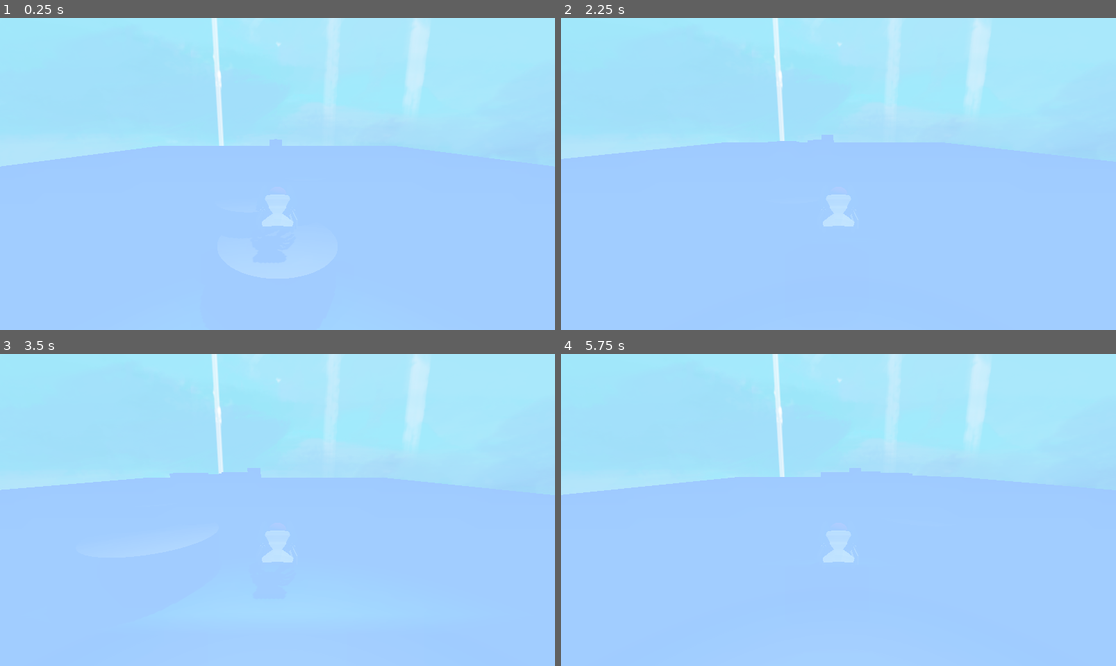
Above: before the commit, frames 1-4 (two rows, left to right).
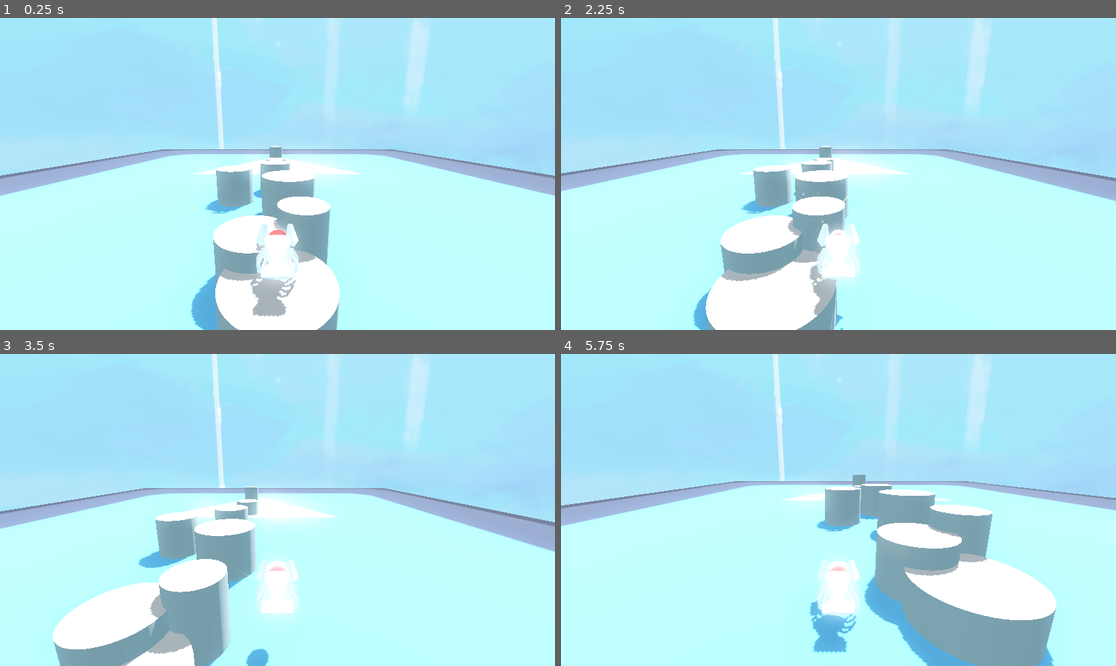
Above: after the commit, the same moments.

Repository: fazilhus/mantis-crab
Game: Godot game, scene res://scenes/game.tscn
Two runs of this game, one before a commit and one after it. Both use one fixed random seed, a clock stepped at 60 frames per second and the inputs below. The engine's default icon, where the game draws it, is replaced by a stand-in: a white triangle on a blue panel in a dark square.
Inputs (mouse positions are in pixels of both pictures, inside the frame that each line leads up to):
- Up to frame 1 (0.25 s): no input
- Up to frame 2 (2.25 s): tap Enter at 0.5 s; move the mouse to (960, 158) at 0.52 s; hold D (Right) 0.53-1.28 s; click (960, 158) at 0.6 s; tap Space (Jump_Action, bound only after the commit) at 0.77, 0.8, 1.07, 1.35, 1.52, 1.82 s; move the mouse to (727, 189) at 1.27 s; hold S (Backward) 1.28-2.03 s; click (727, 189) at 1.55 s; move the mouse to (894, 105) at 2.02 s; hold D (Right) from 2.03 s (still down); tap Ctrl (Grab) at 2.1 s
- Up to frame 3 (3.5 s): tap Space (Jump_Action, bound only after the commit) at 2.3, 3.02, 3.32 s; move the mouse to (249, 572) at 2.77 s; release D (Right) at 2.78 s; hold W (Forward) from 2.78 s (still down); click (249, 572) at 2.85 s
- Up to frame 4 (5.75 s): move the mouse to (1005, 556) at 3.52 s; release W (Forward) at 3.53 s; hold A (Left) 3.53-5.03 s; tap Enter at 3.6 s; tap Space (Jump_Action, bound only after the commit) at 3.77, 3.8, 4.07, 4.52, 4.82, 5.1 s; move the mouse to (672, 463) at 4.27 s; click (672, 463) at 4.35 s; move the mouse to (866, 510) at 5.02 s; hold S (Backward) from 5.03 s (still down)

The runs differ from the first frame. In frame 1, 56% of the frame differs, in the area x 0-100%, y 39-100%; in frame 2, 57%; in frame 3, 57%; in frame 4, 58%, in the area x 0-100%, y 37-100%.

Commit message:
movement and camera fixes
Not complete

Diff:
--- a/project.godot
+++ b/project.godot
@@ -77,3 +77,15 @@
 "events": [Object(InputEventJoypadMotion,"resource_local_to_scene":false,"resource_name":"","device":-1,"axis":3,"axis_value":1.0,"script":null)
 ]
 }
+Create_Bubble_Action={
+"deadzone": 0.5,
+"events": [Object(InputEventMouseButton,"resource_local_to_scene":false,"resource_name":"","device":-1,"window_id":0,"alt_pressed":false,"shift_pressed":false,"ctrl_pressed":false,"meta_pressed":false,"button_mask":0,"position":Vector2(0, 0),"global_position":Vector2(0, 0),"factor":1.0,"button_index":1,"canceled":false,"pressed":false,"double_click":false,"script":null)
+, Object(InputEventJoypadMotion,"resource_local_to_scene":false,"resource_name":"","device":-1,"axis":5,"axis_value":1.0,"script":null)
+]
+}
+Jump_Action={
+"deadzone": 0.5,
+"events": [Object(InputEventKey,"resource_local_to_scene":false,"resource_name":"","device":-1,"window_id":0,"alt_pressed":false,"shift_pressed":false,"ctrl_pressed":false,"meta_pressed":false,"pressed":false,"keycode":0,"physical_keycode":32,"key_label":0,"unicode":32,"location":0,"echo":false,"script":null)
+, Object(InputEventJoypadButton,"resource_local_to_scene":false,"resource_name":"","device":-1,"button_index":0,"pressure":0.0,"pressed":false,"script":null)
+]
+}
--- a/resources/world_environment.tres
+++ b/resources/world_environment.tres
@@ -13,8 +13,6 @@
 sky = SubResource("Sky_ir2g5")
 tonemap_mode = 2
 glow_enabled = true
-fog_enabled = true
 fog_light_color = Color(0.332782, 0.455457, 0.846652, 1)
-fog_light_energy = 2.27
 fog_density = 0.5335
 fog_sky_affect = 0.455
--- a/scenes/game.tscn
+++ b/scenes/game.tscn
@@ -1,12 +1,11 @@
-[gd_scene load_steps=8 format=3 uid="uid://cw330ojpgp8yv"]
+[gd_scene load_steps=7 format=3 uid="uid://cw330ojpgp8yv"]
 
 [ext_resource type="Script" path="res://scripts/game.gd" id="1_oqn0f"]
-[ext_resource type="PackedScene" path="res://scenes/world_environment.tscn" id="2_6rwg3"]
+[ext_resource type="PackedScene" uid="uid://ned1vfj5u35n" path="res://scenes/world_environment.tscn" id="2_6rwg3"]
 [ext_resource type="PackedScene" uid="uid://vcifh1n8soak" path="res://scenes/level_manager.tscn" id="2_tpw7h"]
 [ext_resource type="PackedScene" path="res://scenes/player_manager.tscn" id="3_h7ysb"]
 [ext_resource type="PackedScene" uid="uid://b5ilxmk5xif3k" path="res://scenes/player_character.tscn" id="4_e07go"]
 [ext_resource type="PackedScene" uid="uid://pw4j76ev6jae" path="res://scenes/test_level.tscn" id="4_kel11"]
-[ext_resource type="PackedScene" path="res://scenes/camera_manager.tscn" id="6_3aln5"]
 
 [node name="Game" type="Node"]
 script = ExtResource("1_oqn0f")
@@ -25,8 +24,6 @@
 unique_name_in_owner = true
 player_pkd = ExtResource("4_e07go")
 
-[node name="CameraManager" parent="." instance=ExtResource("6_3aln5")]
-
 [node name="Respawn_Timer" type="Timer" parent="."]
 unique_name_in_owner = true
 wait_time = 0.5
--- a/scenes/player_character.tscn
+++ b/scenes/player_character.tscn
@@ -4,13 +4,13 @@
 [ext_resource type="PackedScene" path="res://scenes/camera_gimble.tscn" id="2_c3q04"]
 [ext_resource type="PackedScene" uid="uid://dqb6myuv8oh2k" path="res://scenes/mantis crab placeholder.fbx" id="2_e8b2q"]
 
+[sub_resource type="SphereShape3D" id="SphereShape3D_iukbm"]
+
 [sub_resource type="StandardMaterial3D" id="StandardMaterial3D_7xayt"]
 albedo_color = Color(1, 0, 0, 1)
 
 [sub_resource type="SphereMesh" id="SphereMesh_x4ymr"]
 material = SubResource("StandardMaterial3D_7xayt")
-
-[sub_resource type="SphereShape3D" id="SphereShape3D_iukbm"]
 
 [node name="PlayerCharacter" type="CharacterBody3D"]
 script = ExtResource("1_w7rqf")
@@ -20,13 +20,6 @@
 unique_name_in_owner = true
 transform = Transform3D(0.61, 0, 0, 0, 0.61, 0, 0, 0, 0.61, 0, 0, 0)
 
-[node name="BubbleMarker" type="Marker3D" parent="Model"]
-unique_name_in_owner = true
-transform = Transform3D(1.63934, 0, 0, 0, 1.63934, 0, 0, 0, 1.63934, 3.9085e-07, 1.14554, -3.24944)
-
-[node name="MeshInstance3D" type="MeshInstance3D" parent="Model/BubbleMarker"]
-mesh = SubResource("SphereMesh_x4ymr")
-
 [node name="CollisionShape3D" type="CollisionShape3D" parent="."]
 shape = SubResource("SphereShape3D_iukbm")
 
@@ -34,6 +27,16 @@
 unique_name_in_owner = true
 transform = Transform3D(1, 0, 0, 0, 0.978148, 0.207912, 0, -0.207912, 0.978148, 0, 2, 0)
 camera_position = Vector3(0, 2, 8)
+
+[node name="BubbleMarker" type="Marker3D" parent="CameraGimble"]
+unique_name_in_owner = true
+transform = Transform3D(0.999997, 0, 0, 0, 0.978145, -0.207911, 0, 0.207911, 0.978145, 2.38419e-07, -1.34584, -2.31251)
+
+[node name="MeshInstance3D" type="MeshInstance3D" parent="CameraGimble/BubbleMarker"]
+mesh = SubResource("SphereMesh_x4ymr")
+
+[node name="Camera3D" type="Camera3D" parent="CameraGimble"]
+transform = Transform3D(1, 0, 0, 0, 1, 0, 0, 0, 1, 0, -0.000992179, 5.5745)
 
 [node name="mantis crab placeholder" parent="." instance=ExtResource("2_e8b2q")]
 transform = Transform3D(0.61, 0, 0, 0, 0.61, 0, 0, 0, 0.61, 0, 0, 0)
--- a/scripts/bubble.gd
+++ b/scripts/bubble.gd
@@ -5,7 +5,7 @@
 
 @onready var mesh = %BubbleMesh
 
-const MAX_POWER = 2.5
+const MAX_POWER = 10
 
 var tween : Tween
 var power: float
@@ -27,8 +27,8 @@
 
 	bubble.tween = bubble.create_tween()
 
-	bubble.tween.tween_property(bubble.mesh, "scale", Vector3(1.5, 1.5, 1.5), 1/chargeRate)
-	bubble.tween.parallel().tween_property(bubble, "power", MAX_POWER, 1/chargeRate)
+	bubble.tween.tween_property(bubble.mesh, "scale", Vector3(1.5, 1.5, 1.5), (1/chargeRate)*3)
+	bubble.tween.parallel().tween_property(bubble, "power", MAX_POWER, (1/chargeRate)*3)
 
 
 	return bubble
--- a/scripts/camera_gimble.gd
+++ b/scripts/camera_gimble.gd
@@ -5,7 +5,8 @@
 @export var camera_rotation : Vector3
 
 func _ready():
-	pass
+	$Camera3D.position = camera_position
+	$Camera3D.rotation = camera_rotation
 
 func _process(_delta):
 	pass
--- a/scripts/camera_manager.gd
+++ b/scripts/camera_manager.gd
@@ -11,11 +11,8 @@
 	pass
 
 func _on_player_spawned(player: PlayerCharacter) -> void:
-	if main_camera.initialized:
-		main_camera.target = player.camera_gimble
-		return
+	player.camera_gimble.add_child(Camera3D.new())
 
-	main_camera.init_camera(player.camera_gimble)
 
 func _on_player_died() -> void:
 	main_camera.target = null
--- a/scripts/player_character.gd
+++ b/scripts/player_character.gd
@@ -44,15 +44,6 @@
 
 	# Get the input direction and handle the movement/deceleration.
 	# As good practice, you should replace UI actions with custom gameplay actions.
-	var input_dir := Input.get_vector("Left", "Right", "Forward", "Backward")
-	var direction := (transform.basis * Vector3(input_dir.x, 0, input_dir.y)).normalized()
-	if direction:
-		velocity.x = direction.x * SPEED
-		velocity.z = direction.z * SPEED
-	else:
-		velocity.x = move_toward(velocity.x, 0, SPEED)
-		velocity.z = move_toward(velocity.z, 0, SPEED)
-
 	self.rotation.y = self.rotation.y + 1 * rotation_speed.y * rot_speed_mod.y * delta
 	camera_gimble.rotation.x = camera_gimble.rotation.x + 1 * rotation_speed.x * rot_speed_mod.x * delta
 
@@ -67,7 +58,7 @@
 
 func _unhandled_input(event: InputEvent):
 	if event is InputEventJoypadMotion:
-		rotation_speed = Input.get_vector("Camera_Down", "Camera_Up", "Camera_Right", "Camera_Left")
+		rotation_speed = Input.get_vector("Camera_Up", "Camera_Down", "Camera_Left", "Camera_Right")
 		rotation_speed *= -1
 
 
@@ -86,13 +77,8 @@
 	if is_on_floor():
 		stamina = STAMINA_MAX
 
-	velocity += shoot
-	shoot.x = move_toward(shoot.x, 0, AIR_RESISTANCE)
-	shoot.y = move_toward(shoot.y, 0, AIR_RESISTANCE)
-	shoot.z = move_toward(shoot.z, 0, AIR_RESISTANCE)
-
 func on_bubble_release(power: float):
-	shoot = (%BubbleMarker.global_position - global_position) * power
+	velocity = (%BubbleMarker.global_position - global_position) * power
 	print(shoot)
 
 func grab():
@@ -100,15 +86,14 @@
 	pass
 
 func air_movement(delta):
-	velocity += get_gravity() * delta
+	velocity += get_gravity() * delta * 2
 	var input_dir := Input.get_vector("Left", "Right", "Forward", "Backward")
 	var direction := (transform.basis * Vector3(input_dir.x, 0, input_dir.y)).normalized()
 	if direction:
-		velocity.x += direction.x * SPEED / 2
-		velocity.z += direction.z * SPEED / 2
+		velocity.x += direction.x * SPEED / 25
 
-	if direction.x * velocity.x < 0 :
-		pass
+	velocity.x = move_toward(velocity.x, 0, 0.2)
+	velocity.z = move_toward(velocity.z, 0, 0.2)
 
 func ground_movement(delta):
 	if Input.is_action_just_pressed("Jump_Action"):
Not shown: 1 places in scenes/camera_manager.tscn that only renumber resources
Not shown: 1 places in scenes/world_environment.tscn that only renumber resources
